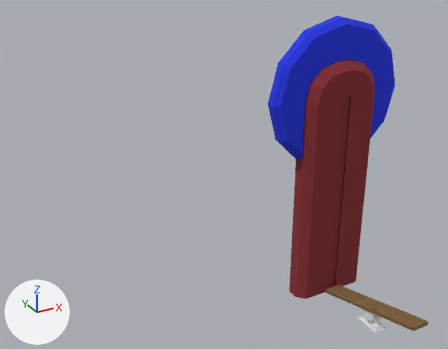
Two versions of the Blender file HitTheLucas.blend, one commit apart.
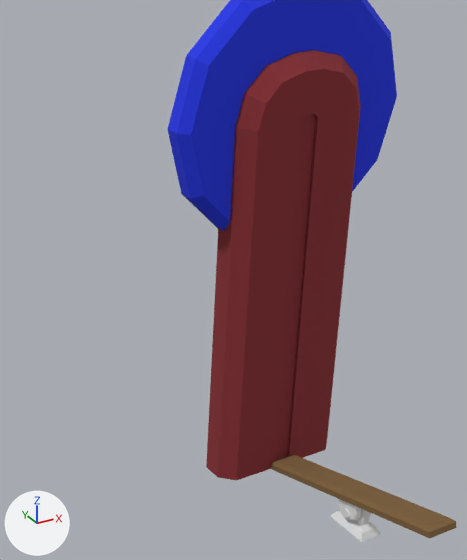
The first picture shows the older version from a 50 mm camera at (-3.58, -4.26, 3.68) aimed at (-0.74, 0.9, 1.1). The close-ups show the older and then the newer version on the part from 39% to 97% of the width and 9% to 98% of the height of that picture. Only the edits that show in the close-ups are written down. The axes (+X, +Y, +Z) are drawn at lower left. The lights are the same throughout.

Script lines for the objects in view, before the commit:
```python
me_cube_006 = bpy.data.meshes.new('Cube.006')
me_cube_006.from_pydata(...)  # 44 vertices, 36 faces; spans x -2.43..2.43, y -1.73..1.73, z -1.0..1.0
me_cube_007 = bpy.data.meshes.new('Cube.007')
me_cube_007.from_pydata(...)  # 10 vertices, 0 faces, 9 loose edges; spans x -0.31..0.31, y -0.05, z 0.0..3.57
me_cylinder_002 = bpy.data.meshes.new('Cylinder.002')
me_cylinder_002.from_pydata(...)  # 36 vertices, 26 faces; spans x -0.706..0.706, y -0.706..0.706, z -0.08..0.05
me_cylinder_002.materials.append(mat_material_002)  # blue #2236e7
ob_cube_005 = bpy.data.objects.new('Cube.005', me_cube_006)
ob_cube_005.location = (0.0, -0.675, 0.068)
ob_cube_005.scale = (0.0279, 0.0728, 0.0728)
ob_cylinder_001 = bpy.data.objects.new('Cylinder.001', me_cylinder_002)
ob_cylinder_001.location = (0.0, 0.092, 2.05)
ob_cylinder_001.rotation_euler = (1.571, 0.0, 0.0)  # degrees (90, 0, 0)
ob_lampcuve = bpy.data.objects.new('LampCuve', me_cube_007)
ob_lampcuve.location = (0.0, -0.02, 0.0)
ob_lampcuve.scale = (0.618, 0.618, 0.618)
# also in view: 'Cube.004' at (0.0, -0.65, 0.19); 'Cube' at (0.0, 0.05, 1.19)
```
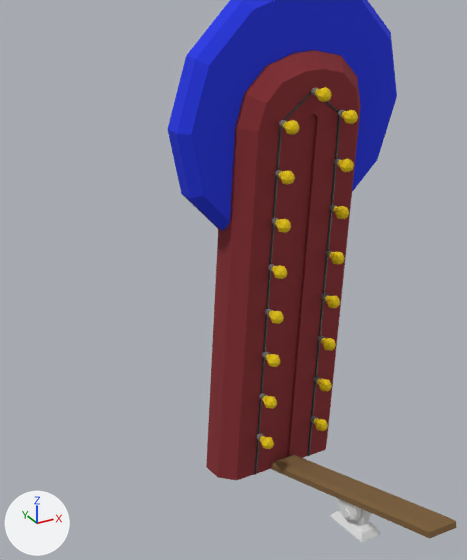
Pixel boxes (x1, y1, x2, y2) of what changed, in the close-ups (467 x 560 px):
'LampCuve', now drawn
    after: (254, 87, 358, 475)

What changed in the scene script:
```text
Add mat_light_001:
    mat_light_001 = principled_material('Light.001')
    mat_light_001.base_color = (0.8, 0.56, 0.0)  # yellow #e7c500
    mat_light_001.roughness = 1.0
Add mat_lightwire:
    mat_lightwire = principled_material('LightWire')
    mat_lightwire.base_color = (0.0247, 0.0247, 0.0247)  # black #2c2c2c
Add mat_metal_001:
    mat_metal_001 = principled_material('Metal.001')
    mat_metal_001.base_color = (0.184, 0.184, 0.184)  # grey #777777
Change me_cube_007:
    used by ob_lampcuve; location = (0.0, -0.02, 0.0); scale = (0.618, 0.618, 0.618)
    remove me_cube_007.from_pydata(...)  # 10 vertices, 0 faces, 9 loose edges; spans x -0.31..0.31, y -0.05, z 0.0..3.57
    add me_cube_007.from_pydata(...)  # 1045 vertices, 939 faces; spans x -0.37..0.37, y -0.25..-0.04, z 0.0..3.63
    me_cube_007 part 1: 10 vertices removed from x -0.31..0.31, y -0.05, z 0.0..3.57; 1045 vertices added at x -0.37..0.37, y -0.25..-0.04, z 0.0..3.63
    add me_cube_007.materials.append(mat_lightwire)  # black #2c2c2c
    add me_cube_007.materials.append(mat_light_001)  # yellow #e7c500
    add me_cube_007.materials.append(mat_metal_001)  # grey #777777
```
